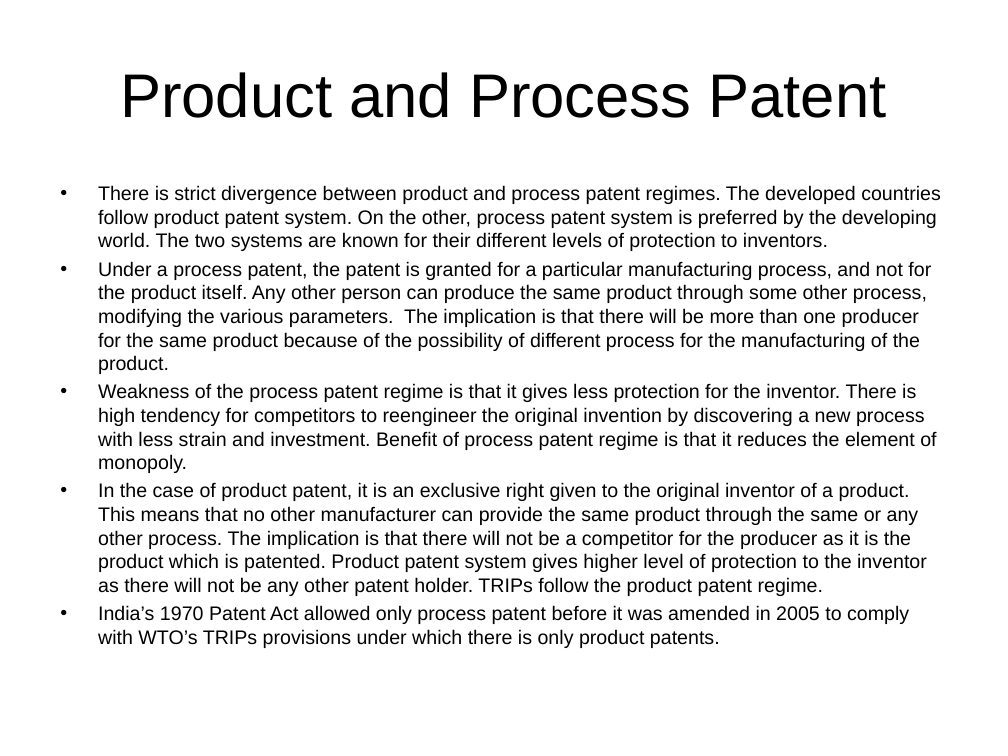
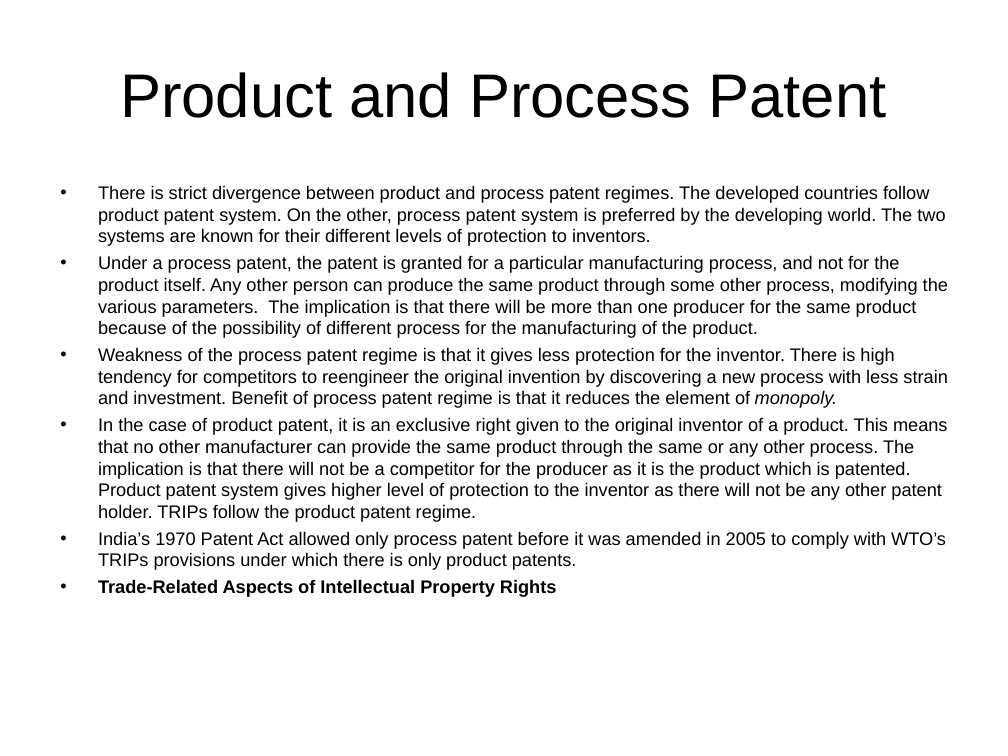
Before and after one commit to kautukraj/MacroEcon, a slide deck: slide 19 of lecture2.ppt. Drawn at 1008x756 pixels with LibreOffice and Linux fonts; fonts in the diff are those of the drawing; background and template pictures are left out. Boxes give left, top, right and bottom in pixels: in the first picture for what was removed or moved away, otherwise in the second. Text is boxed around its words. In the diff, an @@ line names an element or a change of style, - is before the commit and + after.

```diff
--- a/lecture2.ppt
+++ b/lecture2.ppt
@@ text at <box>98,185,948,570</box>: size 14 to 12.9 pt; italic on in "monopoly." @@
@@ text at <box>98,579,557,597</box>: paragraph added @@
+• Trade-Related Aspects of Intellectual Property Rights
```
Also in this commit, not shown: 3 other slides changed, 1 slide added, 1 slide removed, 14 other files.
